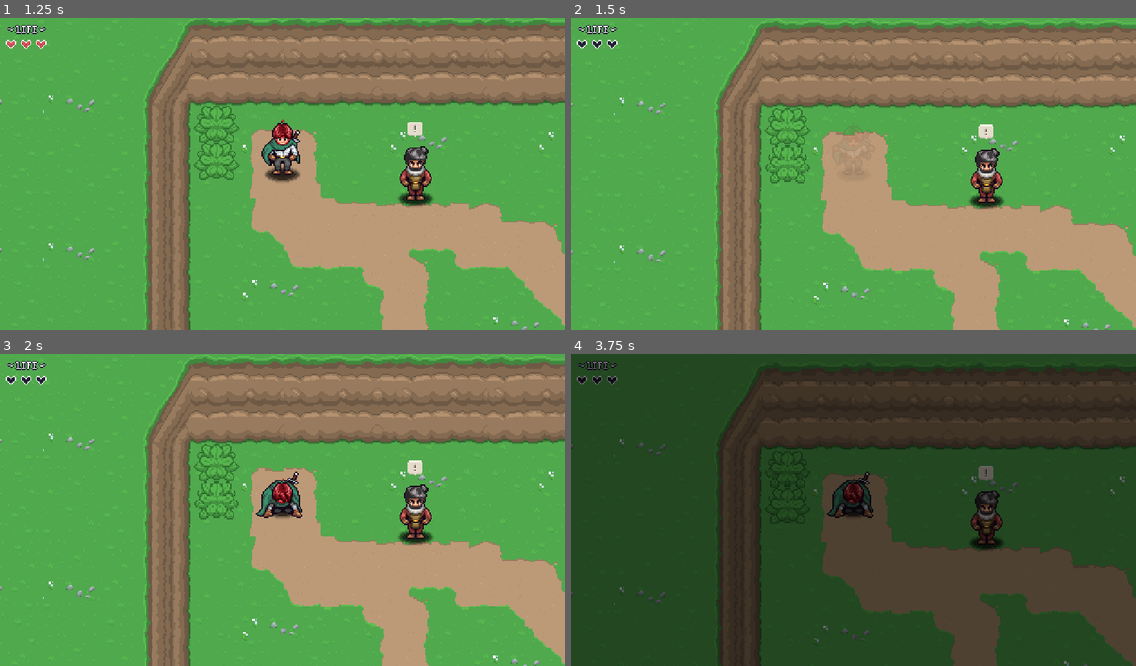
Above: before the commit, frames 1-4 (two rows, left to right).
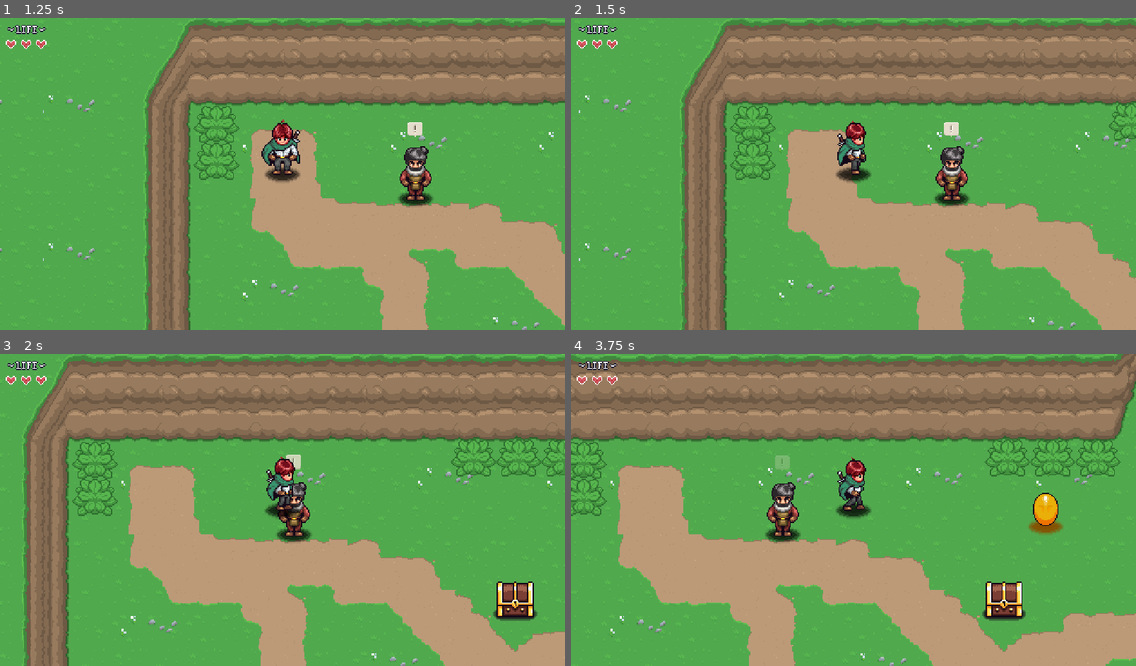
Above: after the commit, the same moments.

Repository: PGDeBruyn/VallisQuest
Game: Godot game, scene res://TitleScreen/title_screen.tscn
Two runs of this game, one before a commit and one after it. Both use one fixed random seed, a clock stepped at 60 frames per second and the inputs below. Sound files missing from this copy of the repository are replaced by a short silence.
Inputs:
- Up to frame 1 (1.25 s): click "New Game" at 0.5 s
- Up to frame 2 (1.5 s): tap Enter (ui_accept) at 1.25 s; hold Right (right) from 1.28 s (still down); hold L (test) from 1.28 s (still down)
- Up to frame 3 (2 s): keep holding Right (right); keep holding L (test); tap Enter (ui_accept) at 1.52 s
- Up to frame 4 (3.75 s): release L (test) at 2.03 s; tap T (ability) at 2.1 s; tap Enter (ui_accept) at 2.27 s; tap L (test) at 2.3, 3.05 s; release Right (right) at 2.78 s; hold Left (left) 2.78-3.53 s; hold Q (attack) 2.78-3.53 s; hold Right (right) from 3.53 s (still down); tap R (interact) at 3.6 s

Frame 1 is identical in both runs. In frame 2, 28% of the frame differs, in the area x 0-100%, y 0-100%; in frame 3, 42%; in frame 4, 100%.

Commit message:
omitting debug feature, new release

Diff:
--- a/valli's-quest/Player/Scripts/player.gd
+++ b/valli's-quest/Player/Scripts/player.gd
@@ -167,8 +167,8 @@
 		fsm.changeState(idleState)
 
 
-func _unhandled_input(event: InputEvent) -> void:
-	if event.is_action_pressed("test"):
-		_updateHealth(-99)
-		damaged.emit(%AttackHurtBox)
-	pass
+#func _unhandled_input(event: InputEvent) -> void:
+	#if event.is_action_pressed("test"):
+		#_updateHealth(-99)
+		#damaged.emit(%AttackHurtBox)
+	#pass
Not shown, changed: valli's-quest/Valli's_Quest.exe
